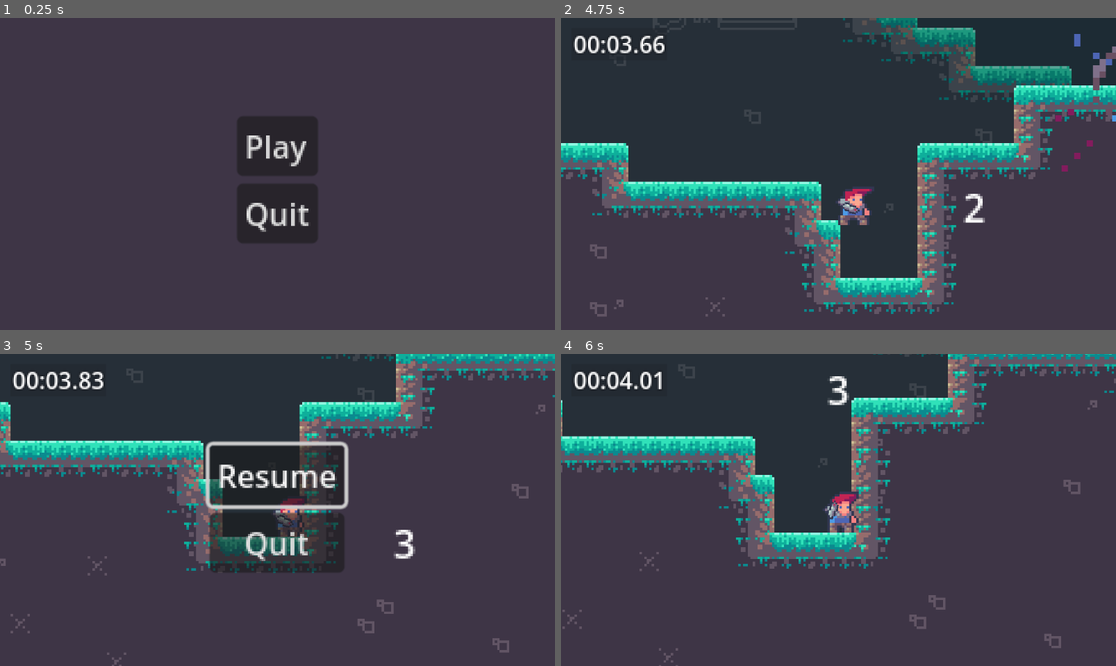
Above: before the commit, frames 1-4 (two rows, left to right).
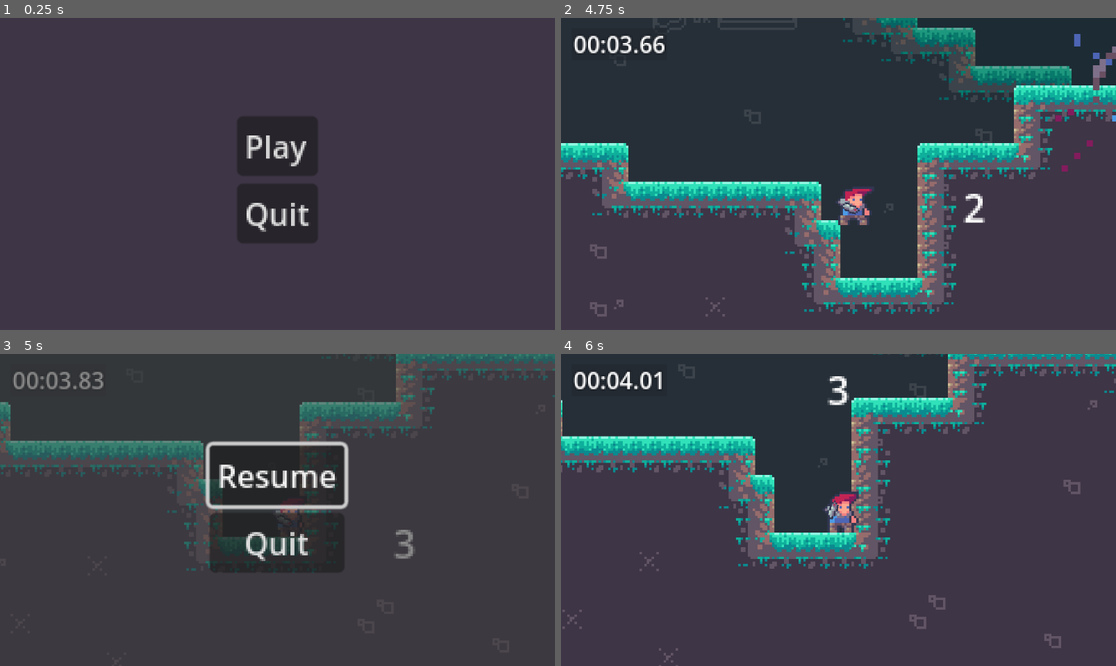
Above: after the commit, the same moments.

Repository: SoulierTom/Rocket
Game: Godot game, scene res://Scenes/Main_Menu.tscn
The game is run twice, just before and just after one commit, with the same random seed, the same clock (stepped at 60 frames per second) and the same inputs.
Inputs (mouse positions are in pixels of both pictures, inside the frame that each line leads up to):
- Up to frame 1 (0.25 s): no input
- Up to frame 2 (4.75 s): click "Pl ay" at 0.5 s; tap Enter (ui_accept) at 1.25 s; move the mouse to (960, 158) at 1.27 s; press the mouse at (960, 158) at 1.28 s; hold D (Move_Right) 1.28-2 s; tap Space (Jump) at 1.52, 4.52 s; release the mouse at (960, 158) at 2 s; drag from (727, 189) to (855, 180) at 2.02 s; move the mouse to (894, 105) at 2.77 s; press the mouse at (894, 105) at 2.78 s; hold A (Move_Left) 2.78-3.5 s; release the mouse at (894, 105) at 3.5 s; drag from (810, 236) to (672, 127) at 3.52 s; move the mouse to (1005, 220) at 4.27 s; press the mouse at (1005, 220) at 4.28 s; hold D (Move_Right) from 4.28 s (still down)
- Up to frame 3 (5 s): keep holding D (Move_Right); tap Escape (ui_cancel) at 4.9 s
- Up to frame 4 (6 s): release D (Move_Right) at 5 s; release the mouse at (1005, 556) at 5 s; drag from (672, 463) to (849, 516) at 5.02 s; click "Resume" at 5.75 s

Frames 1-2 are identical in both runs. In frame 3, 11% of the frame differs, in the area x 0-100%, y 0-100%; in frame 4, nothing differs.

Commit message:
menu pause avec fond gris

Diff:
--- a/Scenes/pause_menu.tscn
+++ b/Scenes/pause_menu.tscn
@@ -10,6 +10,21 @@
 grow_horizontal = 2
 grow_vertical = 2
 script = ExtResource("1_82a23")
+
+[node name="ColorRect" type="ColorRect" parent="."]
+layout_mode = 1
+anchors_preset = 8
+anchor_left = 0.5
+anchor_top = 0.5
+anchor_right = 0.5
+anchor_bottom = 0.5
+offset_left = -1779.0
+offset_top = -1572.0
+offset_right = 2308.0
+offset_bottom = 1034.0
+grow_horizontal = 2
+grow_vertical = 2
+color = Color(0.233925, 0.233925, 0.233925, 0.6)
 
 [node name="MarginContainer" type="MarginContainer" parent="."]
 layout_mode = 1
